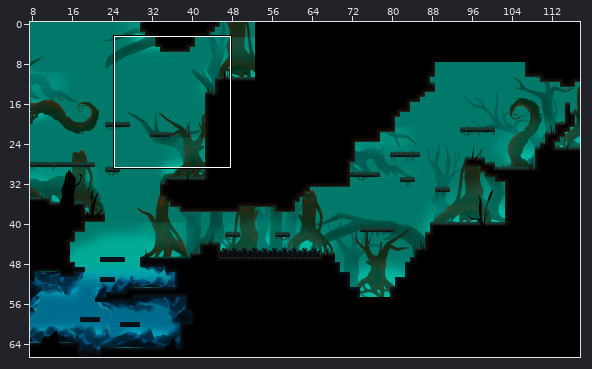
Two versions of a level (Tiled map, Output/Assets/Maps/Map21.tmx). Above, an overview of the earlier version with the close-up marked.
Close-up. Before the commit:
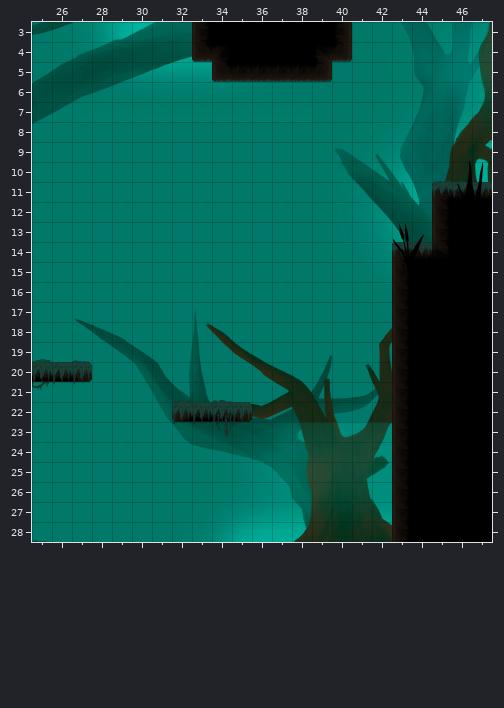
Cells are 64x64 px. Shown: x 25..47, y 3..28. The commit also changed other parts of the map, which this record leaves out.
Once edited:
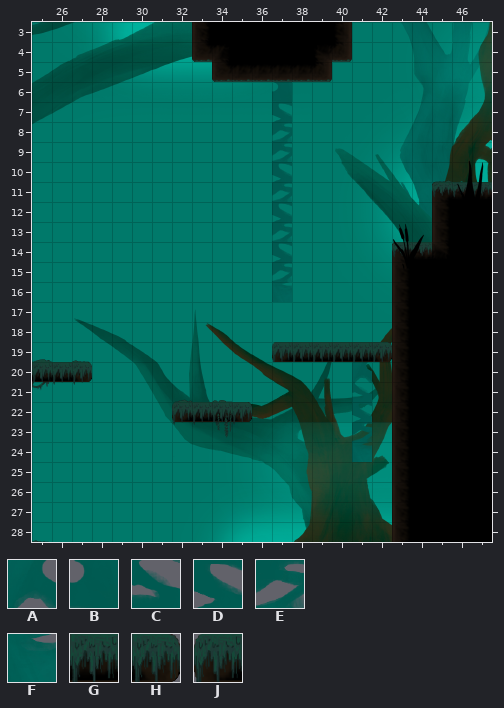
Key: from "Mangrove_Tree3.1": A 97, B 98, C 127, D 157, E 187, F 247; from "tiles_manglar": G 52, H 53, J 61.
_ is an empty cell.
The edit:
{"where": "layer \"Platforms\""}
{"y":6,"x":37,"old":"_","new":"B"}
{"y":7,"x":37,"old":"_","new":"D"}
{"y":8,"x":37,"old":"_","new":"E"}
{"y":9,"x":37,"old":"_","new":"E"}
{"y":10,"x":37,"old":"_","new":"D"}
{"y":11,"x":37,"old":"_","new":"E"}
{"y":12,"x":37,"old":"_","new":"D"}
{"y":13,"x":37,"old":"_","new":"E"}
{"y":14,"x":37,"old":"_","new":"D"}
{"y":15,"x":37,"old":"_","new":"E"}
{"y":16,"x":37,"old":"_","new":"F"}
{"y":19,"x":37,"old":"______","new":"JGGGGH"}
{"y":20,"x":41,"old":"_","new":"A"}
{"y":21,"x":41,"old":"_","new":"C"}
{"y":22,"x":41,"old":"_","new":"D"}
{"y":23,"x":41,"old":"_","new":"E"}
{"y":24,"x":41,"old":"_","new":"F"}
{"label":"added","picture_box":[272,82,292,302]}
{"label":"added","picture_box":[272,342,392,462]}
